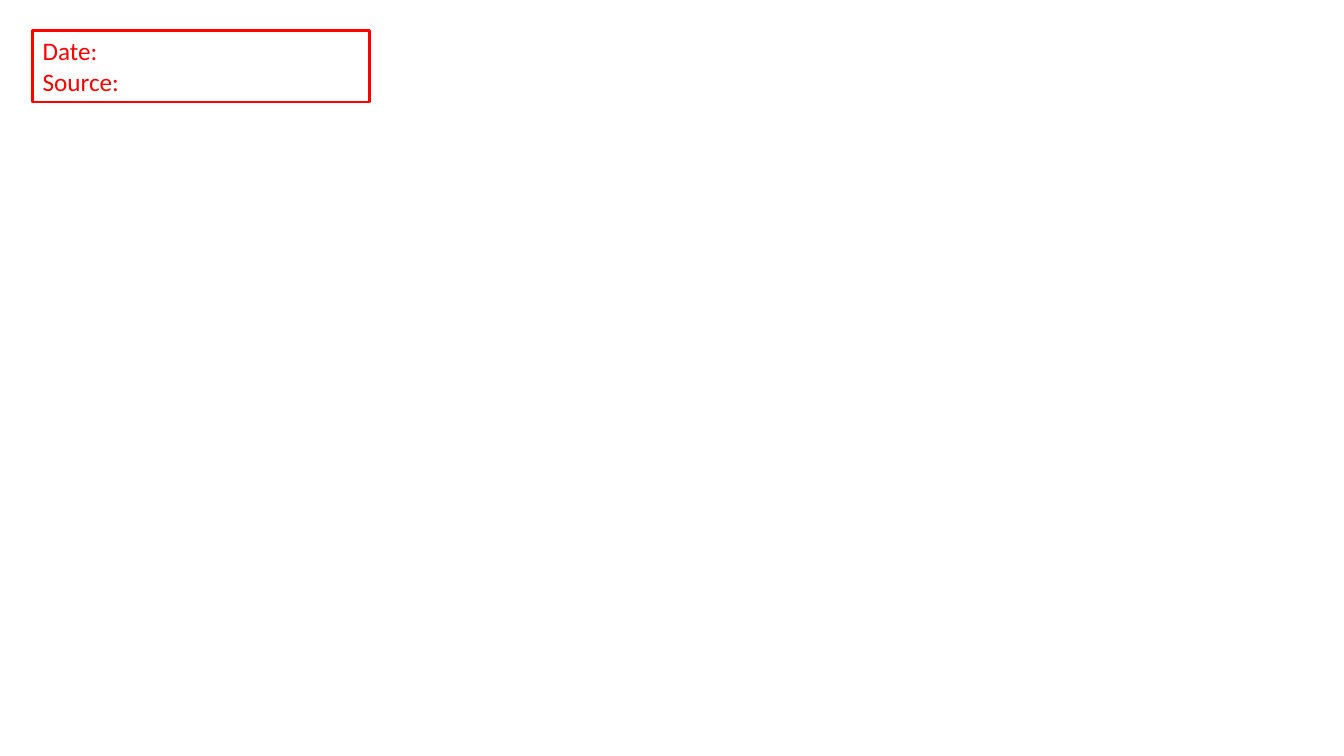
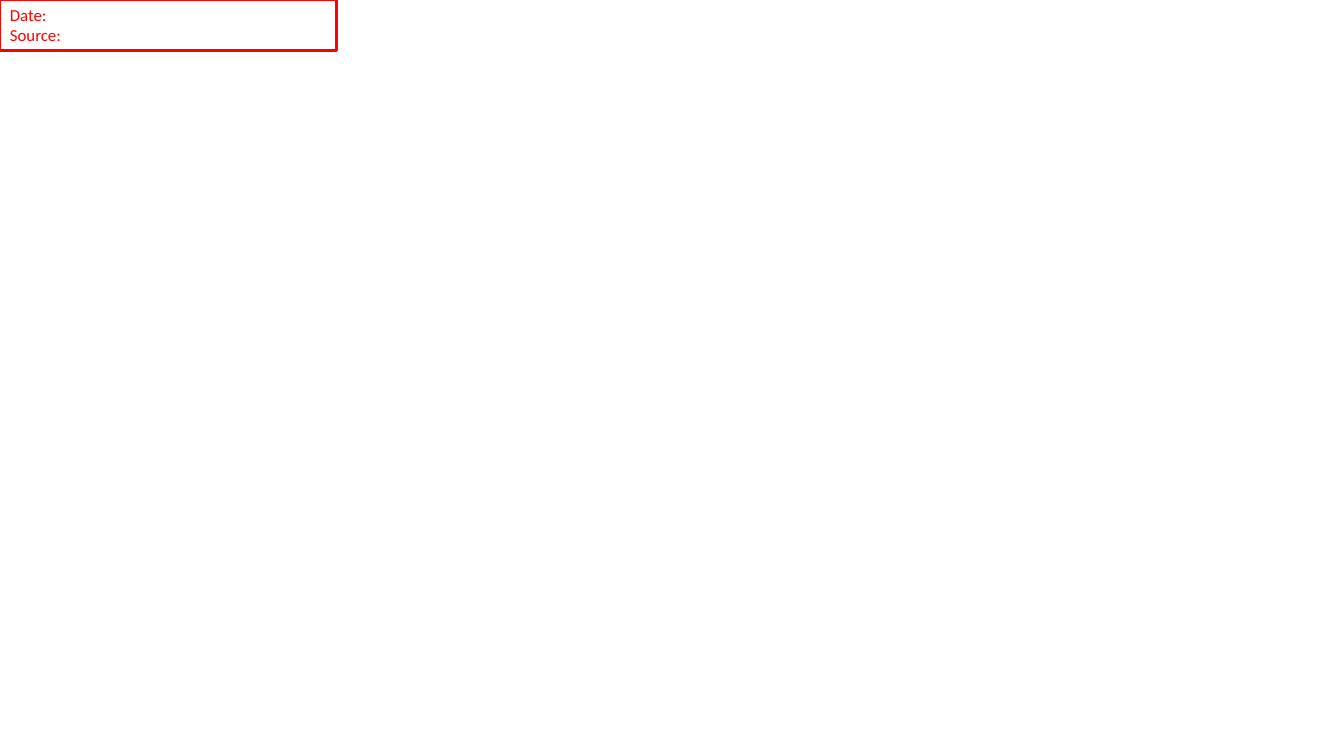
Before and after one commit to gfh16/StudyNotes, a slide deck: slide 13 of 02TriggerAndDAQ.pptx (slide 7 before the commit). Drawn at 1344x756 pixels with LibreOffice and Linux fonts; fonts in the diff are those of the drawing. Boxes give left, top, right and bottom in pixels: in the first picture for what was removed or moved away, otherwise in the second. Text is boxed around its words. In the diff, an @@ line names an element or a change of style, - is before the commit and + after.

```diff
--- a/02TriggerAndDAQ.pptx
+++ b/02TriggerAndDAQ.pptx
@@ rectangle "Date:": place and size @@
-rectangle "Date:" at [32, 30, 369, 102]
+rectangle "Date:" at [0, 0, 337, 50]
@@ rectangle "Date:" at [0, 0, 337, 50]: size 18 to 12 pt @@
```
Also in this commit, not shown: 6 other slides changed, 21 slides added.
